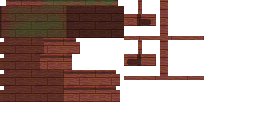
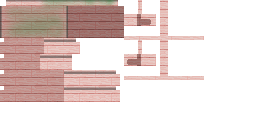
Layer changes from the first 256×128 image to the second:
hid group "Mangrove" (2 layers) over [0, 0, 204, 102]
added group "Cherry" with 2 layers in group "Variants" over [0, 0, 204, 102]
added layer "Oar Base" (8th of 8, in "Variants" › "Cherry") in group "Cherry" over [124, 0, 204, 80]
added layer "Boat Base" (8th of 8, in "Variants" › "Cherry") in group "Cherry" over [0, 0, 124, 102]
